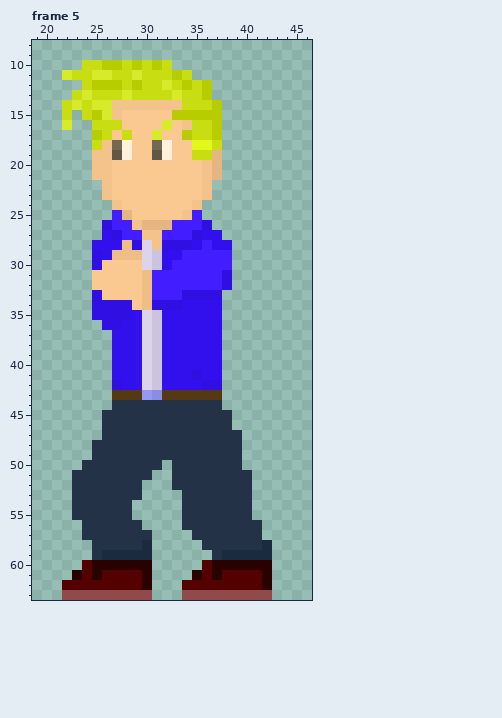
Pixel-art file: Assets/art/MainCharacters/Liam/ATTEMPT3/Combat/liamAttackFistsL.aseprite. The picture above was drawn from the file before the commit.
64x64 pixels, 5 frames. Colours within 5 levels of each other are drawn and written as one. Shown: frame 5: x 19..46, y 8..63. The old version is drawn lined up with the new one. The commit also changed other frames, which this record leaves out.
Now the later version:
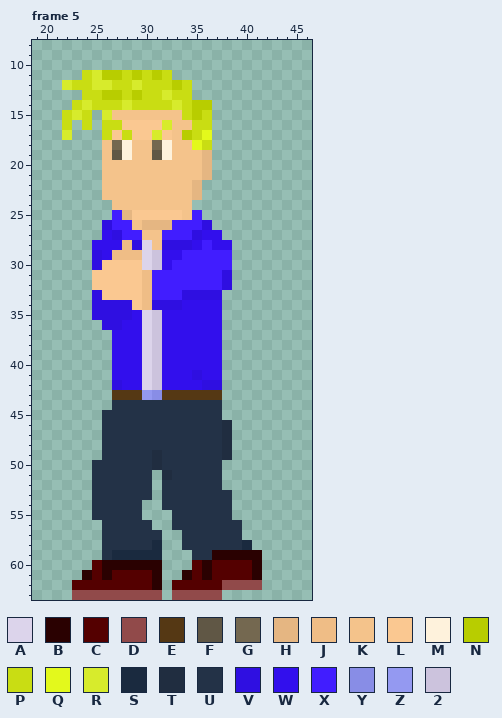
Palette (. is transparent): A #dcd4eb  B #2a0101  C #540000  D #914a4a  E #553814  F #605745  G #746850  H #e5b682  J #efbd86  K #f4c38b  L #fac891  M #fef2dc  N #b8cd00  P #c9dd13  Q #e3f91c  R #d7eb2c  S #1a2a3f  T #202d40  U #233247  V #2f0fe1  W #320fed  X #411dff  Y #888de6  Z #9499f1  2 #ccc3dd
The exact change:
whole drawing moved by +1,+0 (the old picture is shown already moved)
Changed rows in their new state; - is an unchanged pixel.
Frame 5:
first column x 22:
10 --.........-----
11 ..--NN-N-N-..---
12 RP-RRP-R--PNP..-
13 -.P-NNPN--RP-..-
14 .PRPPPRPPPPR-NN.
15 -R-.--KKKKKKP-P.
16 P-P.-------K---.
17 R--.-------K--Q.
18 ---.---KK--KK-P.
19 ---.---KK--KKKH.
20 ---.-KKKKKKKKKH.
21 ---.-KKKKKKKKKH.
22 -----KKKKKKKKH.-
23 -----KKKKKKKKH.-
24 ------KKKKKKK.--
first column x 22:
45 ----------------.----
46 ----------------T----
47 ----------------T.---
48 ---.------------T.---
49 ---.-----T------T.---
50 --.------TU-----..---
51 -..-------T-----...--
52 -..-----U-U-----...--
53 -..-----U-UU-----..--
54 -..----U--UU-----..--
55 -..----U---U-----..--
56 --..----U--U------..-
57 --..-----U--U-----..-
58 ---.----US--UU----S..
59 ---.U----S---UUBBBBB.
60 --.C-----B---CBCCCC-.
61 -.BCB---CB--BCBC---B.
62 .-------CB-C----DDDD.
63 .--------D-D----.....
Boxes around the changes in both pictures, in picture pixels (x1, y1, x2, y2):
changed: (62, 60, 222, 210)
changed: (62, 410, 272, 600)
